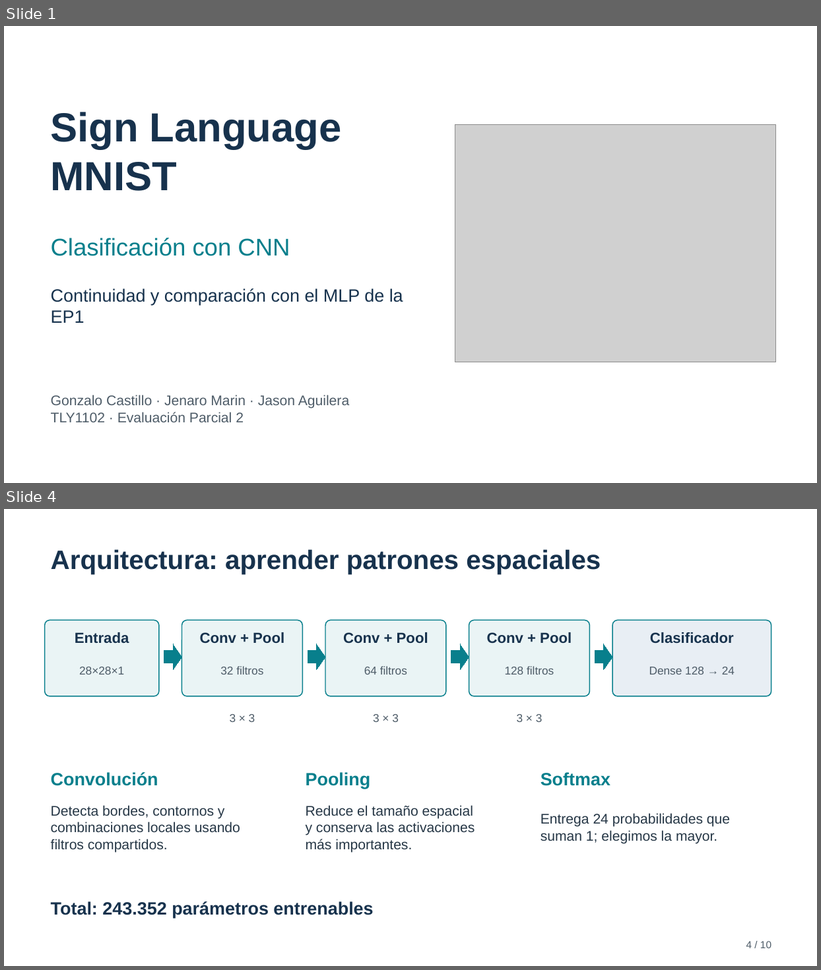
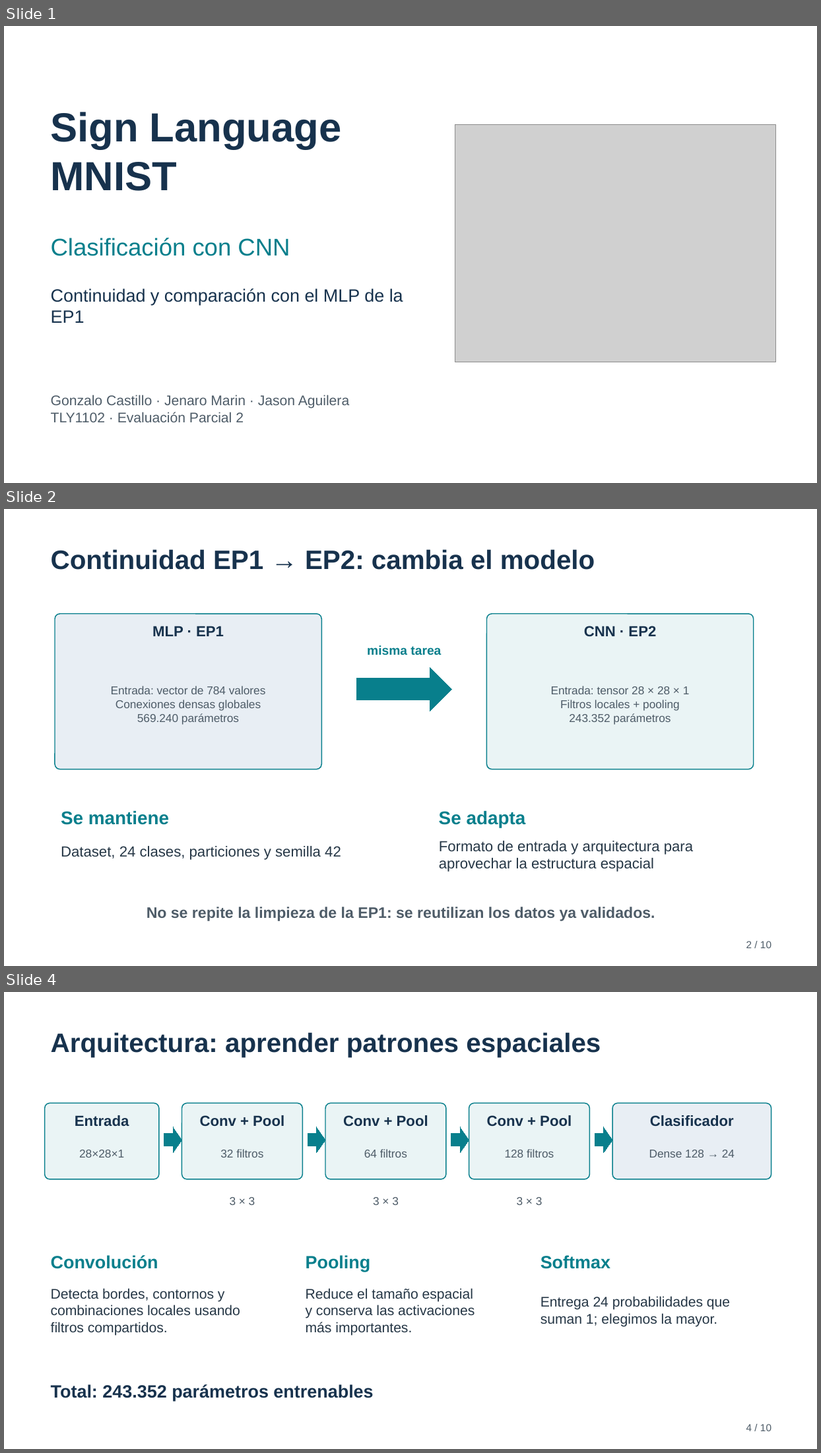
Before and after one commit to gonzalocastillo1483-art/sign-language-mnist-mlp, a slide deck: presentation/archivos/Sign_Language_MNIST_CNN_EP2.pptx. Shown one above the other, each under a label of ours: slides 1 and 4 before the commit, slides 1, 2 and 4 after it; the slides between them are not shown. The pictures are 821x970 and 821x1453 pixels, drawn with LibreOffice and Linux fonts; fonts in the diff are those of the drawing; grey boxes stand for pictures. Boxes give left, top, right and bottom in pixels: in the first picture for what was removed or moved away, otherwise in the second. Text is boxed around its words. In the diff, an @@ line names an element or a change of style, - is before the commit and + after.

```diff
--- a/presentation/archivos/Sign_Language_MNIST_CNN_EP2.pptx
+++ b/presentation/archivos/Sign_Language_MNIST_CNN_EP2.pptx
@@ slide 2 added at [4, 509, 817, 966], background #FFFFFF @@
@@ text added at [51, 549, 595, 570], 31.5 pt, text #17324D, bold @@
+Continuidad EP1 → EP2: cambia el modelo
@@ rounded rectangle added at [55, 614, 322, 770], fill #E8EEF4, outline #087F8C 1.13 pt @@
@@ text added at [152, 626, 224, 636], 17.2 pt, text #17324D, bold @@
+MLP · EP1
@@ rounded rectangle added at [487, 614, 754, 770], fill #EAF4F5, outline #087F8C 1.13 pt @@
@@ text added at [584, 626, 656, 637], 17.2 pt, text #17324D, bold @@
+CNN · EP2
@@ text added at [367, 646, 441, 656], 15 pt, text #087F8C, bold @@
+misma tarea
@@ text added at [111, 686, 266, 725], 13.5 pt, text #4E5C68 @@
+Entrada: vector de 784 valores
+Conexiones densas globales
+569.240 parámetros
@@ right arrow added at [356, 667, 451, 711], fill #087F8C, outline #087F8C 0 pt @@
@@ text added at [551, 686, 690, 725], 13.5 pt, text #4E5C68 @@
+Entrada: tensor 28 × 28 × 1
+Filtros locales + pooling
+243.352 parámetros
@@ text added at [61, 811, 169, 825], 21.8 pt, text #087F8C, bold @@
+Se mantiene
@@ text added at [439, 811, 526, 828], 21.8 pt, text #087F8C, bold @@
+Se adapta
@@ text added at [439, 841, 693, 872], 17.2 pt, text #263746 @@
+Formato de entrada y arquitectura para aprovechar la estructura espacial
@@ text added at [61, 846, 341, 860], 17.2 pt, text #263746 @@
+Dataset, 24 clases, particiones y semilla 42
@@ text added at [147, 907, 655, 921], 18 pt, text #4E5C68, bold @@
+No se repite la limpieza de la EP1: se reutilizan los datos ya validados.
@@ text added at [746, 941, 772, 949], 12 pt, text #4E5C68 @@
+2 / 10
```
Also in this commit, not shown: 1 slide changed, 1 slide removed, 4 other files.
